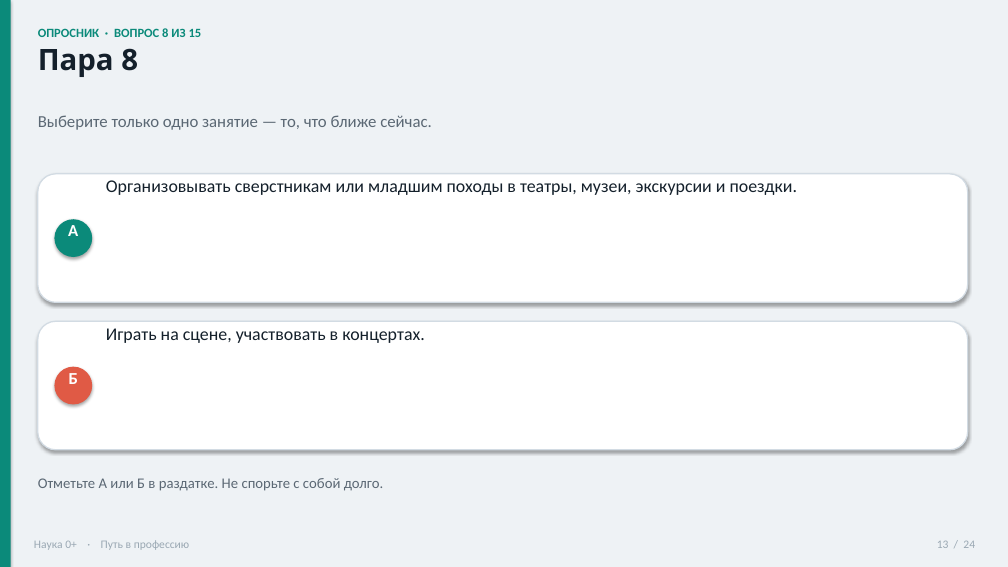
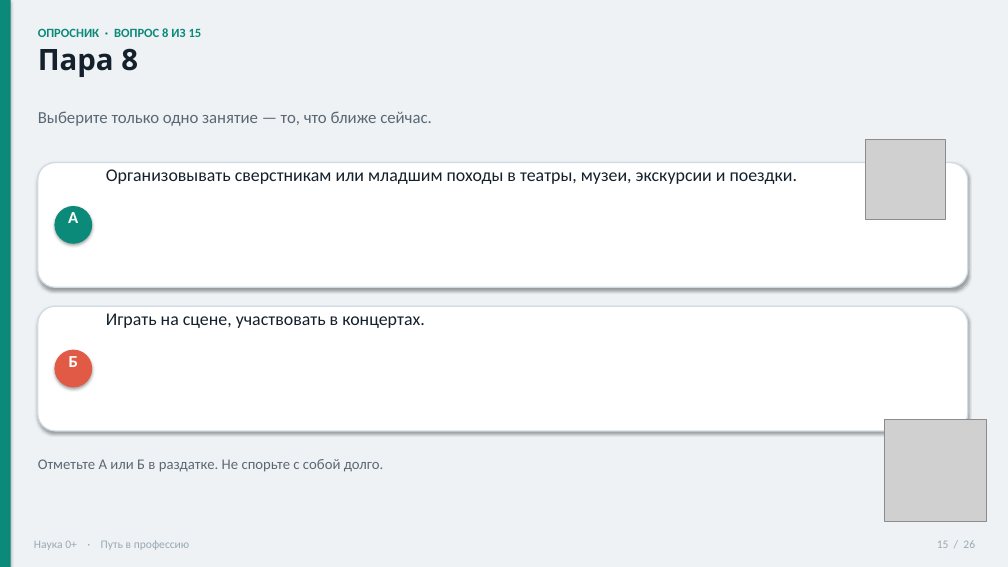
Before and after one commit to Sema917/-tourism, a slide deck: slide 15 of materials/Путь_в_профессию_презентация_20_минут.pptx (slide 13 before the commit). Drawn at 1008x567 pixels with LibreOffice and Linux fonts; fonts in the diff are those of the drawing; grey boxes stand for pictures. Boxes give left, top, right and bottom in pixels: in the first picture for what was removed or moved away, otherwise in the second. Text is boxed around its words. In the diff, an @@ line names an element or a change of style, - is before the commit and + after.

```diff
--- a/materials/Путь_в_профессию_презентация_20_минут.pptx
+++ b/materials/Путь_в_профессию_презентация_20_минут.pptx
@@ text "Выберите только одно занятие — ...": place and size @@
-text "Выберите только одно занятие — ..." at (38, 115, 432, 130)
+text "Выберите только одно занятие — ..." at (38, 111, 432, 126)
@@ picture added at (866, 140, 945, 219) @@
@@ rounded rectangle: place and size @@
-rounded rectangle at (38, 174, 968, 302)
+rounded rectangle at (38, 163, 968, 287)
@@ text "Организовывать сверстникам или младшим походы ...": place and size @@
-text "Организовывать сверстникам или младшим походы ..." at (106, 180, 797, 195)
+text "Организовывать сверстникам или младшим походы ..." at (106, 169, 797, 184)
@@ text "А": place and size @@
-text "А" at (68, 225, 78, 236)
+text "А" at (68, 212, 78, 223)
@@ rounded rectangle: place and size @@
-rounded rectangle at (54, 219, 92, 257)
+rounded rectangle at (54, 206, 92, 243)
@@ rounded rectangle: place and size @@
-rounded rectangle at (38, 321, 968, 450)
+rounded rectangle at (38, 306, 968, 431)
@@ text "Играть на сцене, участвовать в ...": place and size @@
-text "Играть на сцене, участвовать в ..." at (106, 328, 425, 343)
+text "Играть на сцене, участвовать в ..." at (106, 313, 425, 328)
@@ text "Б": place and size @@
-text "Б" at (69, 373, 78, 384)
+text "Б" at (69, 356, 78, 367)
@@ rounded rectangle: place and size @@
-rounded rectangle at (54, 367, 92, 405)
+rounded rectangle at (54, 349, 92, 387)
@@ picture added at (885, 420, 987, 522) @@
@@ text "Отметьте А или Б в ...": place and size @@
-text "Отметьте А или Б в ..." at (38, 478, 384, 491)
+text "Отметьте А или Б в ..." at (38, 459, 384, 472)
@@ text at (937, 540, 975, 548): text changed @@
-13 / 24
+15 / 26
```
Also in this commit, not shown: 23 other slides changed, 2 slides added, 15 other files.
